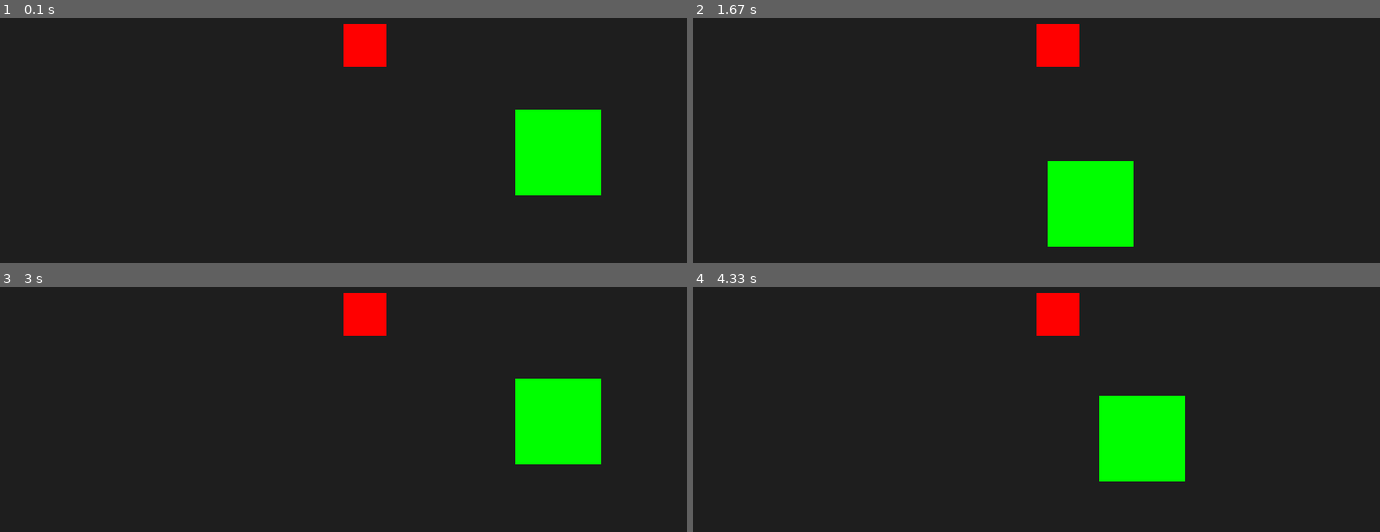
Above: before the commit, frames 1-4 (two rows, left to right).
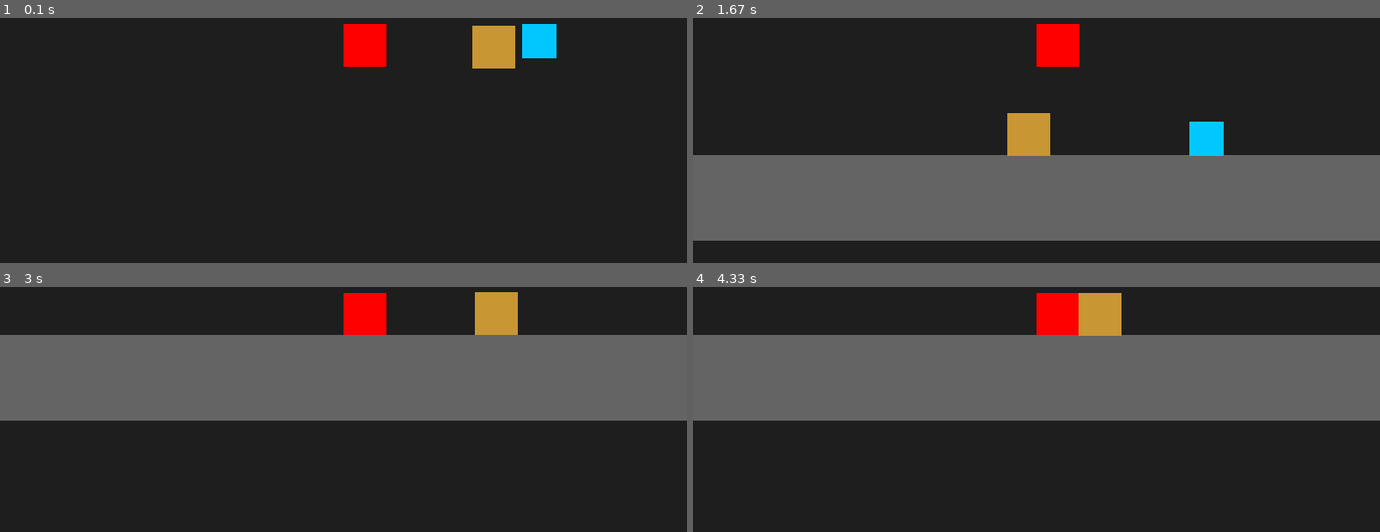
Above: after the commit, the same moments.

Repository: nalqit/py-engine
Game: pygame game, started from main.py
Same seed, same stepped clock (60 frames per second), same inputs: the game is played once before the commit and once after it.
Inputs:
- Up to frame 1 (0.1 s): no input
- Up to frame 2 (1.67 s): hold Right 0.33-0.8 s; hold Up 0.83-1.13 s; hold Right 1.17-1.63 s
- Up to frame 3 (3 s): hold Left 1.67-2.2 s; hold Down 2.23-2.53 s; hold Left 2.57-2.97 s
- Up to frame 4 (4.33 s): hold Up 3-3.37 s; hold Right 3.4-4.03 s; hold Down from 4.07 s (still down)

The runs differ from the first frame. In frame 1, 6.2% of the frame differs, in the area x 68-88%, y 2-73%; in frame 2, 37%; in frame 3, 38%; in frame 4, 39%, in the area x 0-100%, y 2-80%.

Commit message:
v0.1 - Stable Physics & Collision

Diff:
--- a/main.py
+++ b/main.py
@@ -4,101 +4,156 @@
 from src.scene.node2d import Node2D
 from src.scene.rectangle_node import RectangleNode
 from src.scene.player import Player
+from src.scene.entities.box import Box
+from src.scene.entities.npc import NPC
+
 from src.scene.input.input_manager import InputManager
 from src.scene.collision.collider2d import Collider2D
 from src.scene.collision.collision_world import CollisionWorld
+from src.scene.camera2d import Camera2D
 
 
 def main():
     pygame.init()
     screen = pygame.display.set_mode((800, 600))
-    pygame.display.set_caption("PyEngine 2D - Camera + Collision Test")
+    pygame.display.set_caption("PyEngine 2D - Physics CLEAN")
     clock = pygame.time.Clock()
 
     # ======================
-    # Root Node
+    # Root
     # ======================
     root = Node2D("Root")
 
     # ======================
-    # Input Manager
+    # Input
     # ======================
     input_manager = InputManager("Input")
     root.add_child(input_manager)
 
     # ======================
-    # Collision World
+    # Collision World (NO COLLIDERS HERE)
     # ======================
     collision_world = CollisionWorld("CollisionWorld")
     root.add_child(collision_world)
 
     # ======================
-    # Player Collider
+    # Visual World
     # ======================
-    player_collider = Collider2D(
-        name="PlayerCollider",
-        x=0, y=0, width=50, height=50
-    )
-    collision_world.add_child(player_collider)
+    visual_world = Node2D("VisualWorld")
+    root.add_child(visual_world)
 
     # ======================
-    # Player Logic
+    # Player
     # ======================
+    player_col = Collider2D("PlayerCol", 0, 0, 50, 50)
+    player_col.layer = "player"
+    player_col.mask = {"wall", "box", "npc"}
+
     player = Player(
-        name="Player",
+        "Player",
         x=100,
-        y=100,
+        y=0,
         input_manager=input_manager,
-        collider=player_collider,
+        collider=player_col,
         collision_world=collision_world
     )
     root.add_child(player)
-    player.add_child(player_collider)
+    player.add_child(player_col)
+
+    player_vis = RectangleNode("PlayerVis", 0, 0, 50, 50, (255, 0, 0))
+    player.add_child(player_vis)
 
     # ======================
-    # Player Visual
+    # Walls (Static)
     # ======================
-    player_shape = RectangleNode(
-        name="PlayerShape",
-        x=0, y=0,
-        width=50, height=50,
-        color=(255, 0, 0)
-    )
-    player.add_child(player_shape)
+    def create_wall(name, x, y, w, h):
+        wall = Node2D(name, x, y)
+        root.add_child(wall)
+
+        col = Collider2D(name+"Col", 0, 0, w, h, is_static=True)
+        col.layer = "wall"
+        col.mask = {"player", "box", "npc"}
+        wall.add_child(col)
+
+        vis = RectangleNode(name+"Vis", 0, 0, w, h, (100, 100, 100))
+        wall.add_child(vis)
+
+    create_wall("Floor", -1000, 500, 2000, 100)
+    create_wall("Wall1", -1000, 420, 80, 80)
+    create_wall("Wall1", 1000, 420, 80, 80)
 
     # ======================
-    # Test Wall
+    # NPC
     # ======================
-    wall_collider = Collider2D(
-        name="WallCollider",
-        x=300, y=200,
-        width=100, height=100
+    npc_col = Collider2D("NPCCol", 0, 0, 40, 40)
+    npc_col.layer = "npc"
+    npc_col.mask = {"wall", "player", "box"}
+
+    npc = NPC(
+        "NPC",
+        x=300,
+        y=0,
+        collider=npc_col,
+        collision_world=collision_world
     )
-    collision_world.add_child(wall_collider)
+    root.add_child(npc)
+    npc.add_child(npc_col)
 
-    wall_shape = RectangleNode(
-        name="WallShape",
-        x=300, y=200,
-        width=100, height=100,
-        color=(0, 255, 0)
+    npc_vis = RectangleNode("NPCVis", 0, 0, 40, 40, (0, 200, 255))
+    npc.add_child(npc_vis)
+
+    # ======================
+    # Box (Pushable)
+    # ======================
+    box_col = Collider2D(
+    "BoxCol",
+    0, 0,
+    50, 50,
+    is_static=False   # ❗ مهم
+)
+
+    box_col.layer = "box"
+    box_col.mask = {"wall", "player", "box"}
+
+    box = Box(
+        "Box",
+        x=250,
+        y=0,
+        collider=box_col,
+        collision_world=collision_world
     )
-    root.add_child(wall_shape)
+    root.add_child(box)
+    box.add_child(box_col)
+
+    box_vis = RectangleNode("BoxVis", 0, 0, 50, 50, (200, 150, 50))
+    box.add_child(box_vis)
+
+    # ======================
+    # Ghost (No Collision)
+    # ======================
+    # ghost = Node2D("Ghost", 200, 450)
+    # root.add_child(ghost)
+
+    # ghost_col = Collider2D("GhostCol", 0, 0, 50, 50)
+    # ghost_col.layer = "ghost"
+    # ghost_col.mask = set()
+    # ghost.add_child(ghost_col)
+
+    # ghost_vis = RectangleNode("GhostVis", 0, 0, 50, 50, (150, 0, 150))
+    # ghost.add_child(ghost_vis)
 
     # ======================
     # Camera
     # ======================
-    Node2D.camera = player  # الكاميرا تتبع اللاعب
+    camera = Camera2D("Camera")
+    camera.follow(player)
+    root.add_child(camera)
+    Node2D.camera = player
 
     # ======================
-    # Print Tree
+    # Loop
     # ======================
-    print("=== Scene Graph Tree ===")
     root.print_tree()
-    print("========================")
-
-    # ======================
-    # Main Loop
-    # ======================
     running = True
     while running:
         dt = clock.tick(60) / 1000.0
@@ -107,10 +162,8 @@
             if event.type == pygame.QUIT:
                 running = False
 
-        # Update Scene
         root.update(dt)
 
-        # Draw Scene
         screen.fill((30, 30, 30))
         root.render(screen)
         pygame.display.flip()
--- a/src/scene/camera2d.py
+++ b/src/scene/camera2d.py
@@ -11,7 +11,12 @@
     def update(self, delta: float):
         if self.target:
             tx, ty = self.target.get_global_position()
-            self.local_x = tx - 400  # نصف عرض الشاشة
-            self.local_y = ty - 300  # نصف ارتفاع الشاشة
+            target_x = tx - 400
+            target_y = ty - 300
+
+            # Smoothly interpolate current position to target position
+            smooth_speed = 5.0
+            self.local_x += (target_x - self.local_x) * smooth_speed * delta
+            self.local_y += (target_y - self.local_y) * smooth_speed * delta
 
         super().update(delta)
--- /dev/null
+++ b/src/scene/circle_node.py
@@ -0,0 +1,35 @@
+import pygame
+from .node2d import Node2D
+
+class CircleNode(Node2D):
+    """A Node that renders a circle."""
+    def __init__(
+        self,
+        name: str,
+        x: float,
+        y: float,
+        radius: int,
+        color: tuple
+    ):
+        super().__init__(name, x, y)
+        self.radius = radius
+        self.color = color
+
+    def update(self, delta: float) -> None:
+        # Logic here if needed
+
+        # Recursive update
+        super().update(delta)
+
+    def render(self, surface: pygame.Surface) -> None:
+        sx, sy = self.get_screen_position()
+
+        pygame.draw.circle(
+            surface,
+            self.color,
+            (int(sx), int(sy)),
+            self.radius
+        )
+
+        # Recursive render
+        super().render(surface)
--- a/src/scene/collision/collider2d.py
+++ b/src/scene/collision/collider2d.py
@@ -2,12 +2,47 @@
 from src.scene.node2d import Node2D
 
 class Collider2D(Node2D):
-    def __init__(self, name, x, y, width, height, is_static=False):
+    def __init__(self, name, x, y, width, height, is_static=False, shape="rect"):
         super().__init__(name, x, y)
         self.width = width
         self.height = height
         self.is_static = is_static
+        self.body_type = "static" if is_static else "dynamic"
+        self.velocity = pygame.Vector2(0, 0)
+        self.shape = shape
+        self.layer = "default"
+        self.mask = set()
+
 
     def get_rect(self):
         gx, gy = self.get_global_position()
-        return pygame.Rect(int(gx), int(gy), self.width, self.height)
+        return pygame.Rect(
+            int(gx),
+            int(gy),
+            self.width,
+            self.height
+    )
+
+
+
+    def render(self, surface: pygame.Surface) -> None:
+        # Debug Draw
+        rect = self.get_rect()
+
+        # Adjust for camera if exists
+        sx, sy = self.get_screen_position()
+        screen_rect = pygame.Rect(int(sx), int(sy), self.width, self.height)
+
+        # Transparent overlay
+        s = pygame.Surface((self.width, self.height), pygame.SRCALPHA)
+        color = (0, 0, 255, 128) if self.is_static else (255, 0, 0, 128) # Blue for walls, Red for player
+        s.fill(color)
+        surface.blit(s, screen_rect)
+
+        # Outline
+        pygame.draw.rect(surface, (255, 255, 255), screen_rect, 1)
+
+        super().render(surface)
+    def get_mask_layer():
+
+        pass
--- a/src/scene/collision/collision_world.py
+++ b/src/scene/collision/collision_world.py
@@ -1,16 +1,45 @@
 from src.scene.node2d import Node2D
+from src.scene.collision.collider2d import Collider2D
+import pygame
+
 
 class CollisionWorld(Node2D):
-    def __init__(self, name="CollisionWorld"):
+    def __init__(self, name):
         super().__init__(name)
 
-    def check_collision(self, collider, new_x, new_y):
-        test_rect = collider.get_rect().copy()
-        test_rect.topleft = (new_x, new_y)
+    def _get_root(self):
+        node = self
+        while node.parent:
+            node = node.parent
+        return node
 
-        for child in self.children:
-            if child is collider:
+    def _walk(self, node):
+        for child in node.children:
+            yield child
+            yield from self._walk(child)
+
+    def _get_all_colliders(self):
+        root = self._get_root()
+        for node in self._walk(root):
+            if isinstance(node, Collider2D):
+                yield node
+
+    def check_collision(self, collider, test_x, test_y):
+        test_rect = pygame.Rect(
+            test_x,
+            test_y,
+            collider.width,
+            collider.height
+        )
+
+        for other in self._get_all_colliders():
+            if other is collider:
                 continue
-            if child.get_rect().colliderect(test_rect):
-                return True
-        return False
+
+            if other.layer not in collider.mask:
+                continue
+
+            if test_rect.colliderect(other.get_rect()):
+                return other
+
+        return None
--- /dev/null
+++ b/src/scene/entities/box.py
@@ -0,0 +1,25 @@
+from src.scene.physics.physics_body_2d import PhysicsBody2D
+
+class Box(PhysicsBody2D):
+    def __init__(self, name, x, y, collider, collision_world):
+        super().__init__(name, x, y, collider, collision_world)
+
+        self.use_gravity = True
+        self.gravity = 1500
+        self.velocity_x = 0
+        self.velocity_y = 0
+
+    def update(self, delta):
+        # Gravity
+        if self.use_gravity:
+            self.velocity_y += self.gravity * delta
+
+        dx = self.velocity_x * delta
+        dy = self.velocity_y * delta
+
+        self.move_and_collide(dx, dy, delta)
+
+        # احتكاك بسيط
+        self.velocity_x *= 0.9
+
+        super().update(delta)
--- /dev/null
+++ b/src/scene/entities/npc.py
@@ -0,0 +1,30 @@
+from src.scene.physics.physics_body_2d import PhysicsBody2D
+
+class NPC(PhysicsBody2D):
+    def __init__(self, name, x, y, collider, collision_world):
+        super().__init__(name, x, y, collider, collision_world)
+
+        self.direction = 1
+        self.speed = 100
+        self.use_gravity = True
+
+    def update(self, delta):
+        dx = self.direction * self.speed * delta
+
+        if self.use_gravity:
+            self.velocity_y += self.gravity * delta
+
+        dy = self.velocity_y * delta
+
+        # إذا اصطدم، يعكس الاتجاه
+        if self.collision_world.check_collision(
+            self.collider,
+            self.local_x + dx,
+            self.local_y
+        ):
+            self.direction *= -1
+            dx = 0
+
+        self.move_and_collide(dx, dy, delta)
+
+        super().update(delta)
--- a/src/scene/node.py
+++ b/src/scene/node.py
@@ -54,6 +54,18 @@
 
 
     def print_tree(self, indent=0):
-        print(" " * indent + f"- {self.name} ({self.__class__.__name__})")
+        prefix = " " * indent + "- "
+
+        info = f"{self.name} ({self.__class__.__name__})"
+
+        # Debug Collision Info إن وجد
+        if hasattr(self, "layer"):
+            info += f" | layer={self.layer}"
+
+        if hasattr(self, "mask"):
+            info += f" | mask={self.mask}"
+
+        print(prefix + info)
+
         for child in self.children:
-            child.print_tree(indent + 4)  # تزود المسافة لكل level
+            child.print_tree(indent + 4)
--- /dev/null
+++ b/src/scene/physics/physics_body_2d.py
@@ -0,0 +1,59 @@
+from src.scene.node2d import Node2D
+
+class PhysicsBody2D(Node2D):
+    def __init__(self, name, x, y, collider, collision_world):
+        super().__init__(name, x, y)
+
+        self.collider = collider
+        self.collision_world = collision_world
+
+        # Movement
+        self.velocity_x = 0.0
+        self.velocity_y = 0.0
+        self.speed = 200.0
+
+        # Gravity (اختياري)
+        self.use_gravity = False
+        self.gravity = 800.0
+        self.on_ground = False
+
+    def move_and_collide(self, dx, dy, delta):
+        # =================
+        # X axis
+        # =================
+        hit = self.collision_world.check_collision(
+            self.collider,
+            self.local_x + dx,
+            self.local_y
+        )
+
+        if not hit:
+            self.local_x += dx
+        else:
+            # 🔥 محاولة دفع الجسم
+            if not hit.is_static:
+                # جرّب تحريك الجسم المصطدم
+                if not self.collision_world.check_collision(
+                    hit,
+                    hit.parent.local_x + dx,
+                    hit.parent.local_y
+                ):
+                    hit.parent.local_x += dx
+                    self.local_x += dx
+
+        # =================
+        # Y axis
+        # =================
+        hit = self.collision_world.check_collision(
+            self.collider,
+            self.local_x,
+            self.local_y + dy
+        )
+
+        if not hit:
+            self.local_y += dy
+            self.on_ground = False
+        else:
+            if dy > 0:
+                self.on_ground = True
+            self.velocity_y = 0
--- a/src/scene/player.py
+++ b/src/scene/player.py
@@ -1,40 +1,42 @@
-from .node2d import Node2D
+from src.scene.physics.physics_body_2d import PhysicsBody2D
 
-class Player(Node2D):
+class Player(PhysicsBody2D):
+
     def __init__(self, name, x, y, input_manager, collider, collision_world):
-        super().__init__(name, x, y)
+        super().__init__(name, x, y, collider, collision_world)
+
         self.input = input_manager
+        self.use_gravity = True
+        self.jump_force = -400.0
         self.collider = collider
         self.collision_world = collision_world
         self.speed = 200.0
 
+        # Physics
+        self.velocity_y = 0.0
+        self.gravity = 800.0
+        self.jump_force = -400.0
+        self.on_ground = False
+
     def update(self, delta):
-        dx = dy = 0
+        dx = 0
+
         if self.input.is_pressed("move_left"):
             dx -= 1
         if self.input.is_pressed("move_right"):
             dx += 1
-        if self.input.is_pressed("move_up"):
-            dy -= 1
-        if self.input.is_pressed("move_down"):
-            dy += 1
 
         dx *= self.speed * delta
-        dy *= self.speed * delta
 
-        if self.collider and self.collision_world:
-            # X movement
-            if not self.collision_world.check_collision(
-                self.collider, self.local_x + dx, self.local_y
-            ):
-                self.local_x += dx
-            # Y movement
-            if not self.collision_world.check_collision(
-                self.collider, self.local_x, self.local_y + dy
-            ):
-                self.local_y += dy
-        else:
-            self.local_x += dx
-            self.local_y += dy
+        if self.use_gravity:
+            self.velocity_y += self.gravity * delta
+
+        if self.input.is_pressed("move_up") and self.on_ground:
+            self.velocity_y = self.jump_force
+            self.on_ground = False
+
+        dy = self.velocity_y * delta
+
+        self.move_and_collide(dx, dy, delta)
 
         super().update(delta)
--- /dev/null
+++ b/src/scene/ui/stats_hud.py
@@ -0,0 +1,45 @@
+from src.scene.node import Node
+import pygame
+
+class StatsHUD(Node):
+    def __init__(self, name="StatsHUD", root_node=None, clock=None):
+        super().__init__(name)
+        self.root_node = root_node
+        self.clock = clock
+        self.font = None
+
+    def _count_nodes(self, node):
+        count = 1
+        for child in node.children:
+            count += self._count_nodes(child)
+        return count
+
+    def _count_colliders(self, node):
+        count = 0
+        if "Collider" in node.name or "Collider" in str(type(node).__name__):
+            count = 1
+        for child in node.children:
+            count += self._count_colliders(child)
+        return count
+
+    def render(self, surface: pygame.Surface) -> None:
+        if not self.font:
+            self.font = pygame.font.SysFont("Arial", 16)
+
+        fps = int(self.clock.get_fps()) if self.clock else 0
+        node_count = self._count_nodes(self.root_node) if self.root_node else 0
+        collider_count = self._count_colliders(self.root_node) if self.root_node else 0
+
+        lines = [
+            f"FPS: {fps}",
+            f"Nodes: {node_count}",
+            f"Colliders: {collider_count}"
+        ]
+
+        y = 10
+        for line in lines:
+            text = self.font.render(line, True, (255, 255, 255))
+            surface.blit(text, (10, y))
+            y += 20
+
+        super().render(surface)
Not shown, changed: README.md
